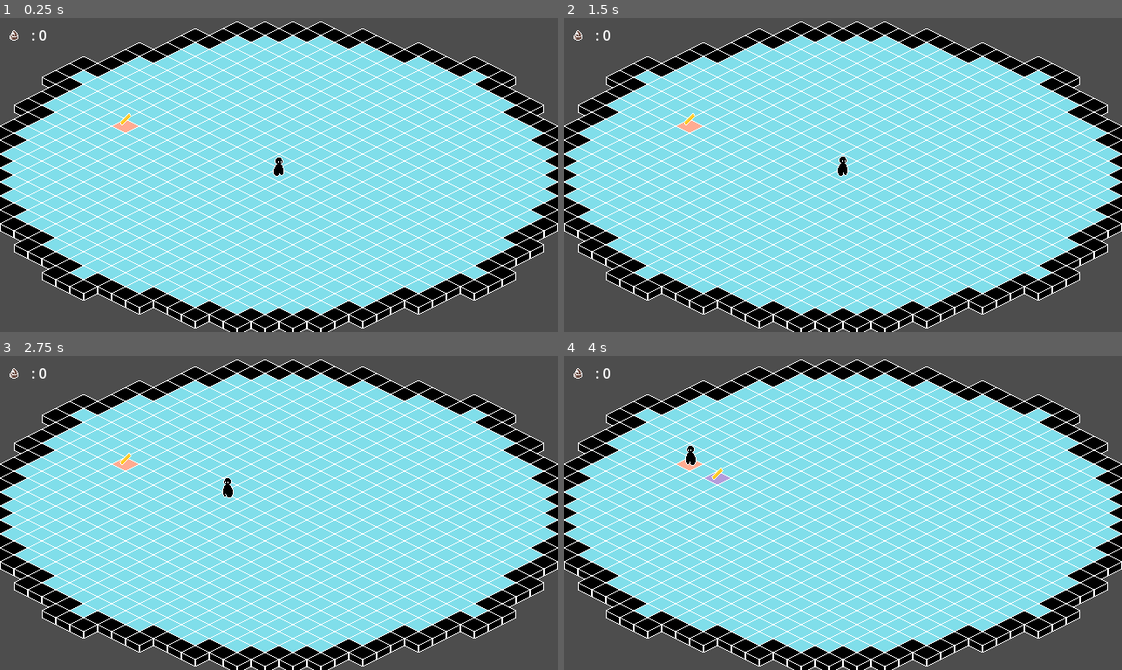
Above: before the commit, frames 1-4 (two rows, left to right).
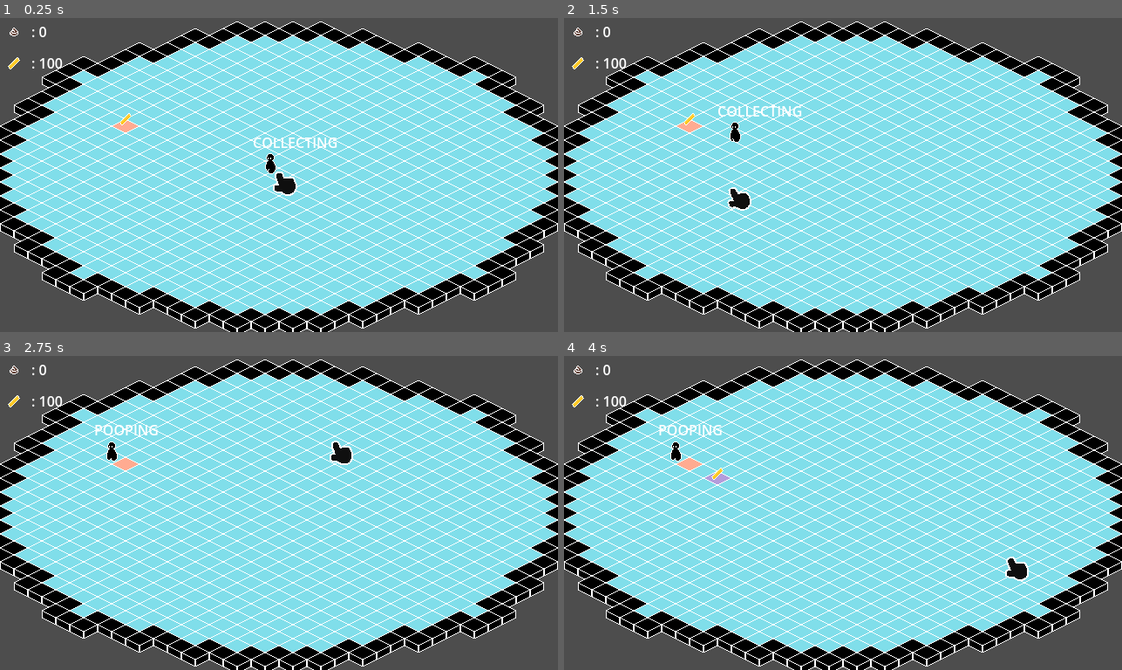
Above: after the commit, the same moments.

Repository: FennecKii/gdtv-jam-2025
Game: Godot game, scene res://region/test.tscn
The game is run twice, just before and just after one commit, with the same random seed, the same clock (stepped at 60 frames per second) and the same inputs. The project has no main scene, so this scene is started directly.
Inputs (mouse positions are in pixels of both pictures, inside the frame that each line leads up to):
- Up to frame 1 (0.25 s): no input
- Up to frame 2 (1.5 s): move the mouse to (965, 159) at 0.52 s; click (965, 159) at 0.6 s; move the mouse to (731, 190) at 1.27 s; click (731, 190) at 1.35 s
- Up to frame 3 (2.75 s): move the mouse to (334, 443) at 2.02 s; click (334, 443) at 2.1 s
- Up to frame 4 (4 s): move the mouse to (815, 575) at 2.77 s; click (815, 575) at 2.85 s; move the mouse to (1010, 560) at 3.52 s; click (1010, 560) at 3.6 s

The runs differ from the first frame. In frame 1, 0.8% of the frame differs, in the area x 1-61%, y 2-57%; in frame 2, 0.8%; in frame 3, 0.8%, in the area x 1-64%, y 2-46%; in frame 4, 0.8%.

Commit message:
added a cursor and poop grabbing

Diff:
--- a/food/fry/fry.gd
+++ b/food/fry/fry.gd
@@ -1,6 +1,8 @@
 extends Node2D
 
 @export var tile_coord: Vector2i
+
+@onready var animation_player: AnimationPlayer = $AnimationPlayer
 
 func _ready() -> void:
 	add_to_group("food")
--- a/food/fry/fry.tscn
+++ b/food/fry/fry.tscn
@@ -69,7 +69,7 @@
 [sub_resource type="CircleShape2D" id="CircleShape2D_b7sn1"]
 radius = 9.0
 
-[node name="Fry" type="Node2D" groups=["food"]]
+[node name="Fry" type="Node2D"]
 y_sort_enabled = true
 script = ExtResource("1_b7sn1")
 
--- a/globals/Global.gd
+++ b/globals/Global.gd
@@ -16,5 +16,12 @@
 var food_position: Vector2
 var little_guy_node: CharacterBody2D
 var poop_group: Node2D
+var food_group: Node2D
 
 var poops_collected: int = 0
+var food_amount: int = 100
+
+var cursor_interacted: bool = false
+var cursor_grabbing: bool = false
+var cursor_poop_interacted: bool = false
+var poop_grabbed: bool = false
--- a/little guy/little_guy.gd
+++ b/little guy/little_guy.gd
@@ -3,27 +3,26 @@
 #TODO poop is the currency :)
 
 enum State {
-	SCAVENGE,
 	COLLECT,
-	EAT,
 	POOP,
-	TIRED,
+	REST,
 }
 
 const SPEED = 100.0
 
 var direction: Vector2
 var next_food_position: Vector2
-var slip_factor: float = 1 #upgrade: little guy slides into consecutive foods ("piercing upgrade", the lower the more slip)
+var slip_factor: float = 5 #upgrade: little guy slides into consecutive foods ("piercing upgrade", the lower the more slip)
 
 var current_state: State
 var previous_state: State
 
-var determining_state: bool = false
-var tracking_food: bool = false
-var food_collected: bool = true
-var food_ate: bool = false
-var poop_produced: bool = false
+var performing_action: bool = false
+var resting: bool = false
+var collected: bool = false
+var collecting: bool = false
+var pooped: bool = false
+var pooping: bool = false
 
 @onready var animated_sprite: AnimatedSprite2D = $AnimatedSprite2D
 @onready var state_label: Label = $State
@@ -31,32 +30,28 @@
 
 
 func _ready() -> void:
-	current_state = State.SCAVENGE
+	current_state = State.COLLECT
 	Global.little_guy_node = self
 	SignalBus.food_collected.connect(_on_food_collected)
 
 
 func _process(delta: float) -> void:
-	#_update_state_action()
-	#_update_state()
+	_update_state(delta)
+	_update_state_action()
 
-	if food_collected:
-		direction = Vector2.ZERO
-		food_collected = false
-		await get_tree().create_timer(randf_range(1, 3)).timeout
-		next_food_position = _get_food().global_position
-		direction = (next_food_position - global_position).normalized()
+	if not next_food_position:
+		collecting = false
 
 
 func _physics_process(delta: float) -> void:
-	_handle_movement()
+	_handle_movement(delta)
 
 
-func _handle_movement() -> void:
+func _handle_movement(delta: float) -> void:
 	if direction != Vector2.ZERO:
-		velocity = lerp(velocity, direction * SPEED, slip_factor)
+		velocity = lerp(velocity, direction.normalized() * SPEED, slip_factor * delta)
 	else:
-		velocity = lerp(velocity, Vector2.ZERO, slip_factor)
+		velocity = lerp(velocity, Vector2.ZERO, slip_factor * delta)
 
 	if (next_food_position - global_position).length() <= 5:
 		collision.disabled = false
@@ -80,57 +75,51 @@
 		animated_sprite.flip_h = false
 
 
-func _update_state() -> void:
-	if previous_state != State.TIRED and randf_range(0, 1) <= 0.5:
+func _update_state(delta: float) -> void:
+	if previous_state != State.REST and current_state == State.COLLECT:
+		if randf_range(0, 1) <= 0.1 * delta:
+			previous_state = current_state
+			current_state = State.REST
+
+	if current_state == State.COLLECT and collected:
 		previous_state = current_state
-		current_state = State.TIRED
+		current_state = State.POOP
+		return
 
-	if current_state == State.SCAVENGE and randf_range(0, 1) <= 0.5:
+	if current_state == State.POOP and not pooping:
 		previous_state = current_state
 		current_state = State.COLLECT
-		food_collected = false
-		return
-
-	if current_state == State.COLLECT and food_collected:
-		previous_state = current_state
-		current_state = State.SCAVENGE
-		poop_produced = false
-		return
-
-	if current_state == State.EAT and food_ate:
-		previous_state = current_state
-		current_state = State.POOP
-		food_collected = false
-		return
-
-	if current_state == State.POOP and poop_produced:
-		previous_state = current_state
-		current_state = State.SCAVENGE
-		food_ate = false
 		return
 
 
 func _update_state_action() -> void:
-	if not determining_state:
-		return
-	if current_state == State.TIRED:
+	if current_state == State.REST and not resting:
+		state_label.text = "RESTING"
+		resting = true
+		collecting = false
 		direction = Vector2.ZERO
-		state_label.text = "RESTING"
 		await get_tree().create_timer(randf_range(5, 10)).timeout
+		resting = false
 		current_state = previous_state
-		previous_state = State.TIRED
-	elif current_state == State.SCAVENGE:
-		direction = Vector2(randf_range(10, 25), randf_range(10, 25))
-		state_label.text = "SCAVENGING"
-	elif current_state == State.COLLECT:
-		direction = (_get_food().global_position - global_position).normalized()
+		previous_state = State.REST
+	elif current_state == State.COLLECT and not collecting:
 		state_label.text = "COLLECTING"
-	elif current_state == State.EAT:
+		collecting = true
+		collected = false
+		next_food_position = _get_food().global_position
+		direction = next_food_position - global_position
+	elif current_state == State.POOP and not pooping:
+		state_label.text = "POOPING"
+		pooping = true
 		direction = Vector2.ZERO
-		state_label.text = "EATING"
-	elif current_state == State.POOP:
-		direction = Vector2.ZERO
-		state_label.text = "POOPING"
+		await get_tree().create_timer(randf_range(5, 7)).timeout
+		pooping = false
+		if randf_range(0, 1) <= 0.5:
+			var poop_instance: Node = Global.poop_scene.instantiate()
+			poop_instance.global_position = global_position
+			Global.poop_group.add_child(poop_instance)
+			pooped = true
+			state_label.text = "POOPED"
 
 
 func _get_food() -> Node:
@@ -141,9 +130,6 @@
 		return self
 
 
-func _on_food_collected(tile_coord: Vector2i) -> void:
-	food_collected = true
-	if randf_range(0, 1) <= 0.5:
-		var poop_instance: Node = Global.poop_scene.instantiate()
-		poop_instance.global_position = global_position
-		Global.poop_group.add_child(poop_instance)
+func _on_food_collected(_tile_coord: Vector2i) -> void:
+	collected = true
+	collecting = false
--- a/little guy/little_guy.tscn
+++ b/little guy/little_guy.tscn
@@ -53,7 +53,6 @@
 script = ExtResource("1_ue54g")
 
 [node name="State" type="Label" parent="."]
-visible = false
 z_index = 1
 offset_left = -20.0
 offset_top = -46.0
--- a/poop/poop.gd
+++ b/poop/poop.gd
@@ -1,4 +1,6 @@
 extends Node2D
+
+@export var grabbed: bool = false
 
 var can_pickup: bool = false
 
@@ -8,7 +10,7 @@
 
 
 func _process(delta: float) -> void:
-	if can_pickup and Input.is_action_just_pressed("Collect"):
+	if can_pickup and Input.is_action_just_pressed("Click"):
 		Global.poops_collected += 1
 		SignalBus.poop_collected.emit()
 		queue_free()
--- a/poop/poop.tscn
+++ b/poop/poop.tscn
@@ -62,7 +62,7 @@
 
 [sub_resource type="CircleShape2D" id="CircleShape2D_16ku5"]
 
-[node name="Poop" type="Node2D" groups=["poop"]]
+[node name="Poop" type="Node2D"]
 y_sort_enabled = true
 script = ExtResource("1_16ku5")
 
@@ -76,7 +76,7 @@
 [node name="Mouse Detection" type="Area2D" parent="."]
 
 [node name="CollisionShape2D" type="CollisionShape2D" parent="Mouse Detection"]
-scale = Vector2(0.895375, 0.516312)
+scale = Vector2(0.96061, 0.847699)
 shape = SubResource("CircleShape2D_16ku5")
 
 [connection signal="mouse_entered" from="Mouse Detection" to="." method="_on_mouse_detection_mouse_entered"]
--- a/project.godot
+++ b/project.godot
@@ -36,7 +36,7 @@
 
 [input]
 
-Collect={
+Click={
 "deadzone": 0.2,
 "events": [Object(InputEventMouseButton,"resource_local_to_scene":false,"resource_name":"","device":-1,"window_id":0,"a …(253 unchanged characters)…
 ]
--- a/region/test.gd
+++ b/region/test.gd
@@ -5,9 +5,12 @@
 
 var food_spawned: bool = false
 
+var poop_instance: Node
+
 @onready var food_timer: Timer = $"Food Timer"
 @onready var food_group: Node2D = $"Y-Sort/Food Group"
 @onready var poop_group: Node2D = $"Y-Sort/Poop Group"
+@onready var cursor: Sprite2D = $Viewport/Cursor
 
 
 func _ready() -> void:
@@ -15,12 +18,18 @@
 		assert(spawner_component, "%s not found." %spawner_component)
 	food_timer.wait_time = food_wait_time
 	food_timer.start()
+	Global.food_group = food_group
 	Global.poop_group = poop_group
 
 
 func _process(delta: float) -> void:
 	_process_food()
 	_update_timer()
+
+	_grab_item()
+	_release_item()
+	if Global.cursor_grabbing and Global.poop_grabbed:
+			poop_instance.global_position = lerp(poop_instance.global_position, get_global_mouse_position(), 15 * delta)
 
 
 func _process_food() -> void:
@@ -37,3 +46,23 @@
 		return
 	elif food_timer.is_stopped():
 		food_spawned = false
+
+
+func _grab_item() -> void:
+	if Global.cursor_interacted and Input.is_action_just_pressed("Click"):
+		if Global.cursor_poop_interacted and Global.poops_collected > 0:
+			Global.poops_collected -= 1
+			Global.poop_grabbed = true
+			poop_instance = Global.poop_scene.instantiate()
+			poop_instance.global_position = get_global_mouse_position()
+			poop_group.add_child(poop_instance)
+
+
+func _release_item() -> void:
+	if Global.cursor_grabbing and Input.is_action_just_released("Click"):
+		if Global.cursor_interacted and Global.poop_grabbed:
+			if Global.cursor_poop_interacted:
+				poop_instance.queue_free()
+				Global.poops_collected += 1
+		Global.poop_grabbed = false
+		Global.cursor_grabbing = false
--- a/region/test.tscn
+++ b/region/test.tscn
@@ -1,10 +1,11 @@
-[gd_scene load_steps=6 format=4 uid="uid://bua81pngig75l"]
+[gd_scene load_steps=7 format=4 uid="uid://bua81pngig75l"]
 
 [ext_resource type="Script" uid="uid://dsqu2gjr64jco" path="res://region/test.gd" id="1_tuhxp"]
 [ext_resource type="PackedScene" uid="uid://bn6uqs2beldtn" path="res://globals/components/isometric.tscn" id="2_01ot4"]
 [ext_resource type="PackedScene" uid="uid://r24vfslkhd5i" path="res://little guy/little_guy.tscn" id="2_rl40f"]
 [ext_resource type="PackedScene" uid="uid://cqp174fo1kiq3" path="res://globals/components/spawner_component.tscn" id="2_u03et"]
 [ext_resource type="PackedScene" uid="uid://jkrbnuakia71" path="res://ui/HUD.tscn" id="5_u03et"]
+[ext_resource type="PackedScene" uid="uid://hu3v1yubkx76" path="res://ui/cursor/cursor.tscn" id="6_nk0gi"]
 
 [node name="Test" type="Node2D" node_paths=PackedStringArray("spawner_component")]
 script = ExtResource("1_tuhxp")
@@ -37,4 +38,10 @@
 
 [node name="Camera2D" type="Camera2D" parent="."]
 
-[node name="HUD" parent="." instance=ExtResource("5_u03et")]
+[node name="Viewport" type="CanvasLayer" parent="."]
+layer = 128
+
+[node name="Cursor" parent="Viewport" instance=ExtResource("6_nk0gi")]
+
+[node name="HUD" parent="Viewport" instance=ExtResource("5_u03et")]
+z_index = 4096
--- a/ui/HUD.tscn
+++ b/ui/HUD.tscn
@@ -1,30 +1,47 @@
-[gd_scene load_steps=4 format=3 uid="uid://jkrbnuakia71"]
+[gd_scene load_steps=5 format=3 uid="uid://jkrbnuakia71"]
 
 [ext_resource type="Texture2D" uid="uid://la4u5ppsx3vl" path="res://poop/Poop-Sheet (Small).png" id="1_1x8ju"]
 [ext_resource type="Script" uid="uid://dmqyymrsbdruw" path="res://ui/hud.gd" id="1_aaqae"]
+[ext_resource type="Texture2D" uid="uid://jp7205db1clh" path="res://food/fry/Fry.png" id="3_jd13s"]
 
 [sub_resource type="AtlasTexture" id="AtlasTexture_aaqae"]
 atlas = ExtResource("1_1x8ju")
 region = Rect2(0, 0, 32, 32)
 
-[node name="HUD" type="CanvasLayer"]
-
-[node name="HUD Control" type="Control" parent="."]
+[node name="HUD Control" type="Control"]
 layout_mode = 3
 anchors_preset = 0
 offset_right = 40.0
 offset_bottom = 40.0
 script = ExtResource("1_aaqae")
 
-[node name="HBoxContainer" type="HBoxContainer" parent="HUD Control"]
+[node name="VBoxContainer" type="VBoxContainer" parent="."]
 layout_mode = 0
-offset_right = 128.0
+offset_right = 40.0
 offset_bottom = 40.0
 
-[node name="TextureRect" type="TextureRect" parent="HUD Control/HBoxContainer"]
+[node name="Poop" type="HBoxContainer" parent="VBoxContainer"]
+layout_mode = 2
+
+[node name="PoopTexture" type="TextureRect" parent="VBoxContainer/Poop"]
 layout_mode = 2
 texture = SubResource("AtlasTexture_aaqae")
 
-[node name="Poops" type="Label" parent="HUD Control/HBoxContainer"]
+[node name="Poops" type="Label" parent="VBoxContainer/Poop"]
 layout_mode = 2
 text = "Poops"
+
+[node name="Food" type="HBoxContainer" parent="VBoxContainer"]
+layout_mode = 2
+
+[node name="FoodTexture" type="TextureRect" parent="VBoxContainer/Food"]
+layout_mode = 2
+texture = ExtResource("3_jd13s")
+
+[node name="Foods" type="Label" parent="VBoxContainer/Food"]
+layout_mode = 2
+text = "Foods"
+
+[connection signal="mouse_entered" from="VBoxContainer/Poop" to="." method="_on_poop_mouse_entered"]
+[connection signal="mouse_entered" from="VBoxContainer/Poop" to="." method="_on_mouse_interaction_entered"]
+[connection signal="mouse_exited" from="VBoxContainer/Poop" to="." method="_on_mouse_interaction_exited"]
--- /dev/null
+++ b/ui/cursor/cursor.gd
@@ -0,0 +1,39 @@
+extends Sprite2D
+
+var mouse_accel: float = 20
+var click_rotation: float = -200
+var click_scale: Vector2 = Vector2(0.0075, 0.0075)
+var default_scale: Vector2 = Vector2(0.5, 0.5)
+
+
+func _ready() -> void:
+	Input.mouse_mode = Input.MOUSE_MODE_HIDDEN
+
+
+func _process(delta: float) -> void:
+	global_position = lerp(global_position, get_global_mouse_position(), mouse_accel * delta)
+
+	if not Global.cursor_interacted and not Global.cursor_grabbing:
+		_update_cursor_default(delta)
+	elif Global.cursor_grabbing:
+		frame = 2
+	elif Global.cursor_interacted:
+		_update_cursor_interacted(delta)
+
+
+func _update_cursor_default(delta: float) -> void:
+	frame = 0
+	if Input.is_action_just_pressed("Click"):
+		scale = lerp(scale, click_scale, mouse_accel * delta)
+		rotation_degrees = lerp(rotation_degrees, click_rotation, mouse_accel * delta)
+	else:
+		scale = lerp(scale, default_scale, mouse_accel * delta)
+		rotation_degrees = lerp(rotation_degrees, 0.0, mouse_accel * delta)
+
+
+func _update_cursor_interacted(delta: float) -> void:
+	if Input.is_action_pressed("Click"):
+		Global.cursor_grabbing = true
+		frame = 2
+	else:
+		frame = 1
--- /dev/null
+++ b/ui/cursor/cursor.tscn
@@ -0,0 +1,10 @@
+[gd_scene load_steps=3 format=3 uid="uid://hu3v1yubkx76"]
+
+[ext_resource type="Texture2D" uid="uid://dvoyo4cbsl2wn" path="res://ui/cursor/hand_cursor-Sheett.png" id="1_o2uqn"]
+[ext_resource type="Script" uid="uid://cfearnoeejuck" path="res://ui/cursor/cursor.gd" id="2_o2uqn"]
+
+[node name="Cursor" type="Sprite2D"]
+texture = ExtResource("1_o2uqn")
+offset = Vector2(15, 20)
+hframes = 3
+script = ExtResource("2_o2uqn")
--- a/ui/hud.gd
+++ b/ui/hud.gd
@@ -1,10 +1,29 @@
 extends Control
 
-@onready var poops_label: Label = $HBoxContainer/Poops
+@onready var poops_label: Label = $VBoxContainer/Poop/Poops
+@onready var foods_label: Label = $VBoxContainer/Food/Foods
 
 func _ready() -> void:
 	SignalBus.poop_collected.connect(_on_poop_connected)
 	poops_label.text = str(": %s" %Global.poops_collected)
 
+
+func _process(delta: float) -> void:
+	foods_label.text = str(": %s" %Global.food_amount)
+	poops_label.text = str(": %s" %Global.poops_collected)
+
+
 func _on_poop_connected() -> void:
 	poops_label.text = str(": %s" %Global.poops_collected)
+
+
+func _on_mouse_interaction_entered() -> void:
+	Global.cursor_interacted = true
+
+
+func _on_mouse_interaction_exited() -> void:
+	Global.cursor_interacted = false
+
+
+func _on_poop_mouse_entered() -> void:
+	Global.cursor_poop_interacted = true
Binary file added: resources/fonts/CutePixel.ttf
Not shown, added: resources/fonts/CutePixel.ttf.import
Binary file added: resources/fonts/Mitochondria.ttf
Not shown, added: resources/fonts/Mitochondria.ttf.import
Not shown, added: ui/cursor/cursor.gd.uid
Binary file added: ui/cursor/hand_cursor-Sheett.png
Not shown, added: ui/cursor/hand_cursor-Sheett.png.import
